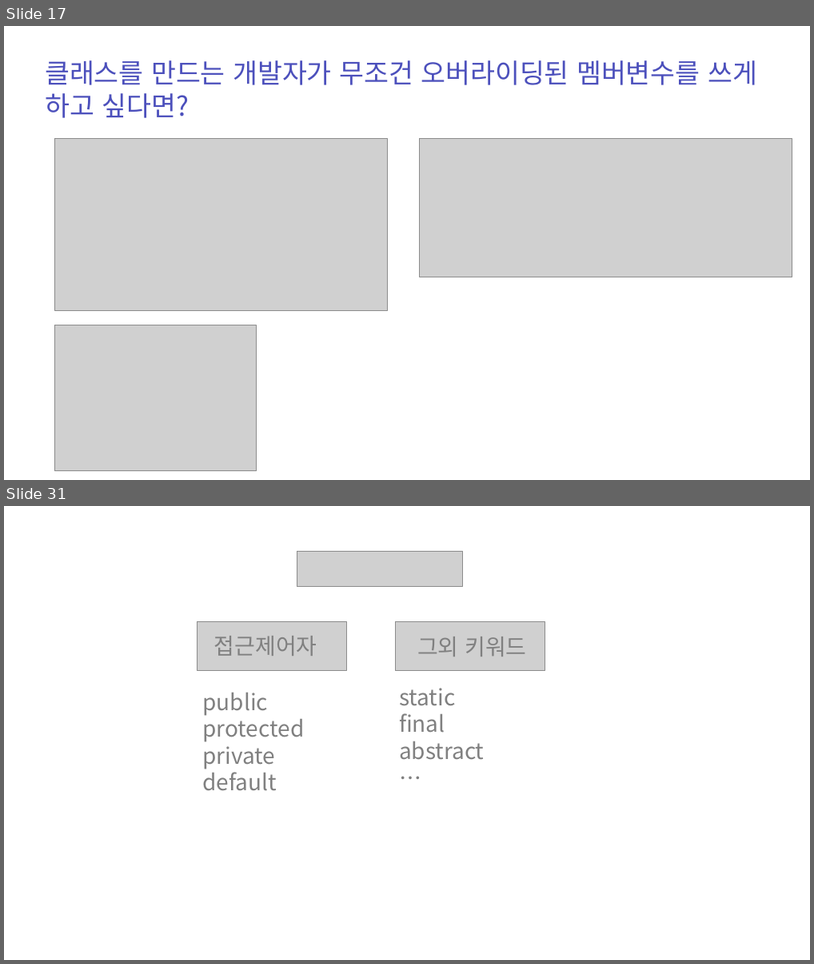
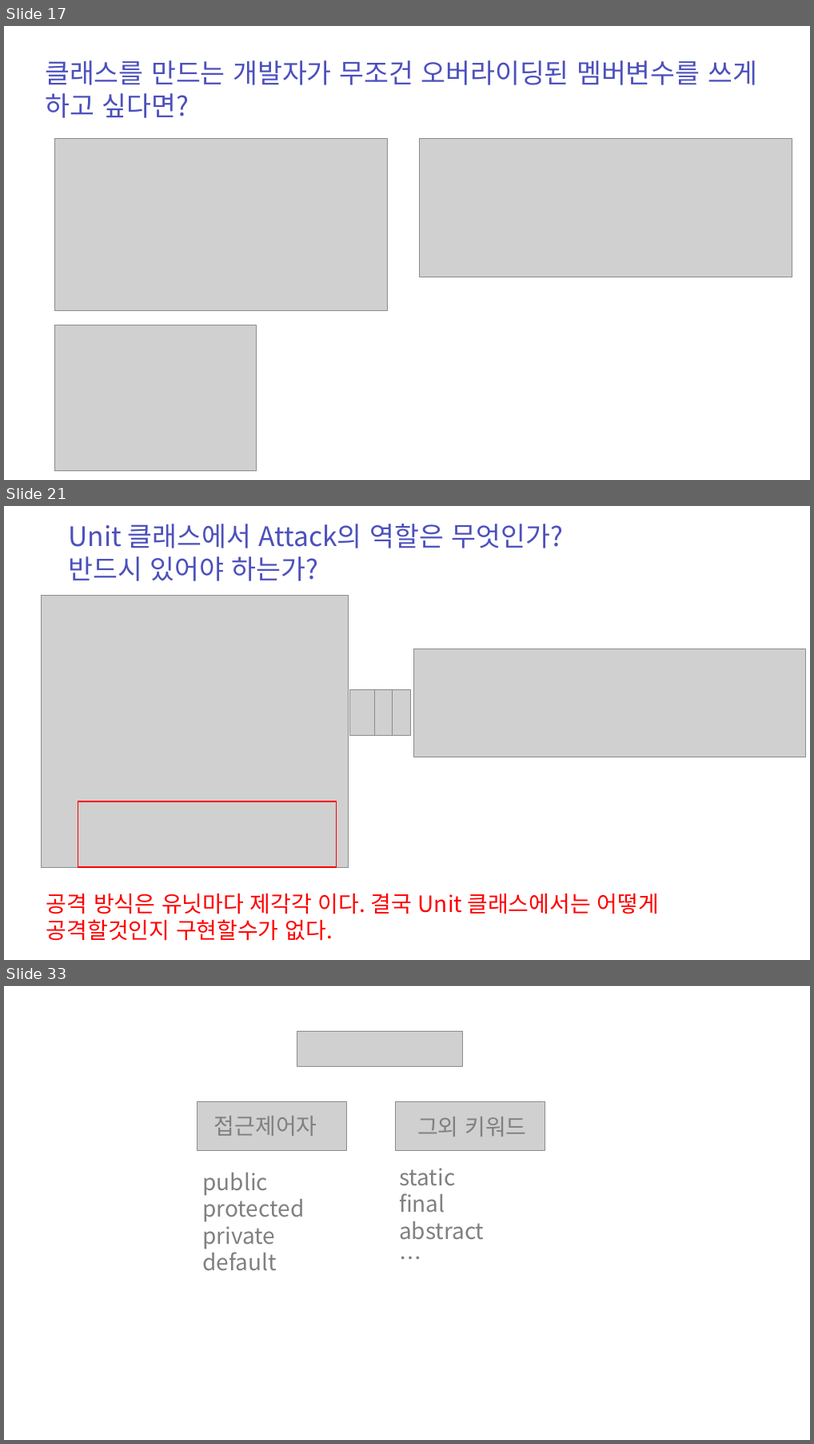
Before and after one commit to zest132/JavaLecture, a slide deck: JavaLecture/LectureFile/java 11강 인터페이스와다형성.pptx. Shown one above the other, each under a label of ours: slides 17 and 31 before the commit, slides 17, 21 and 33 after it; the slides between them are not shown. The pictures are 814x964 and 814x1444 pixels, drawn with LibreOffice and Linux fonts; fonts in the diff are those of the drawing; grey boxes stand for pictures; background and template pictures are left out. Boxes give left, top, right and bottom in pixels: in the first picture for what was removed or moved away, otherwise in the second. Text is boxed around its words. In the diff, an @@ line names an element or a change of style, - is before the commit and + after.

```diff
--- a/JavaLecture/LectureFile/java 11강 인터페이스와다형성.pptx
+++ b/JavaLecture/LectureFile/java 11강 인터페이스와다형성.pptx
@@ slide 21 added at [4, 506, 810, 960], background #FFFFFF @@
@@ text added at [69, 524, 563, 581], 48 pt, text #4C50BC @@
+Unit 클래스에서 Attack의 역할은 무엇인가?
+반드시 있어야 하는가?
@@ picture added at [41, 595, 349, 867] @@
@@ picture added at [414, 648, 806, 756] @@
@@ picture added at [350, 689, 374, 735] @@
@@ picture added at [368, 689, 393, 735] @@
@@ picture added at [386, 689, 411, 735] @@
@@ rectangle added at [78, 801, 337, 867], outline #FF0000 2 pt @@
@@ text added at [46, 893, 659, 940], 40 pt, text #FF0000 @@
+공격 방식은 유닛마다 제각각 이다. 결국 Unit 클래스에서는 어떻게 공격할것인지 구현할수가 없다.
@@ what was slide 31 is now slide 33 @@
```
Also in this commit, not shown: 13 other slides added, 12 slides removed, 16 other files.
